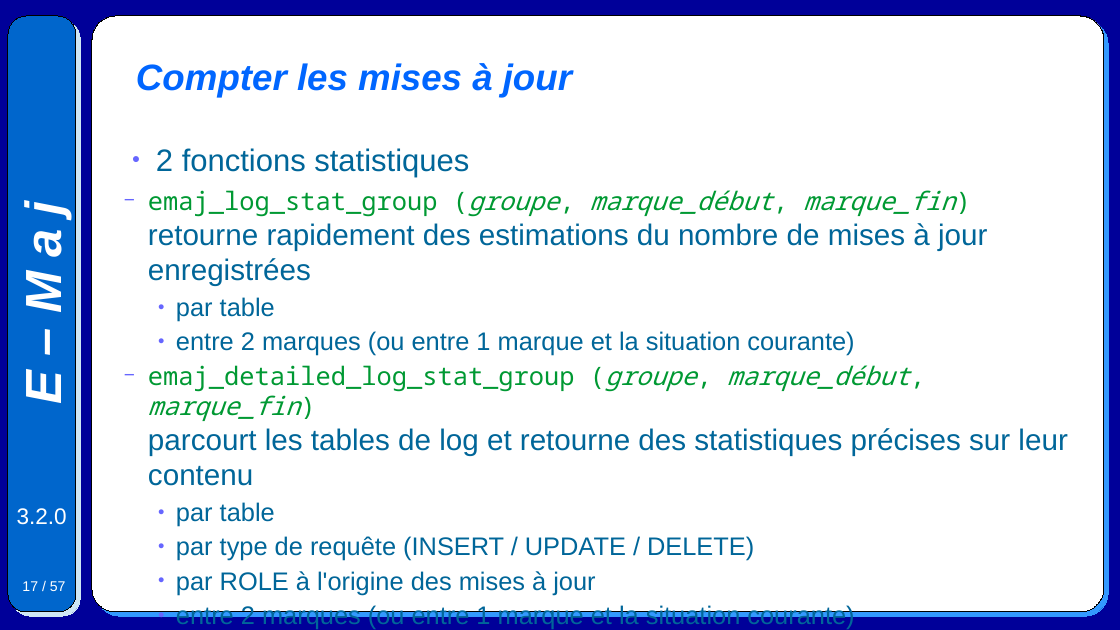
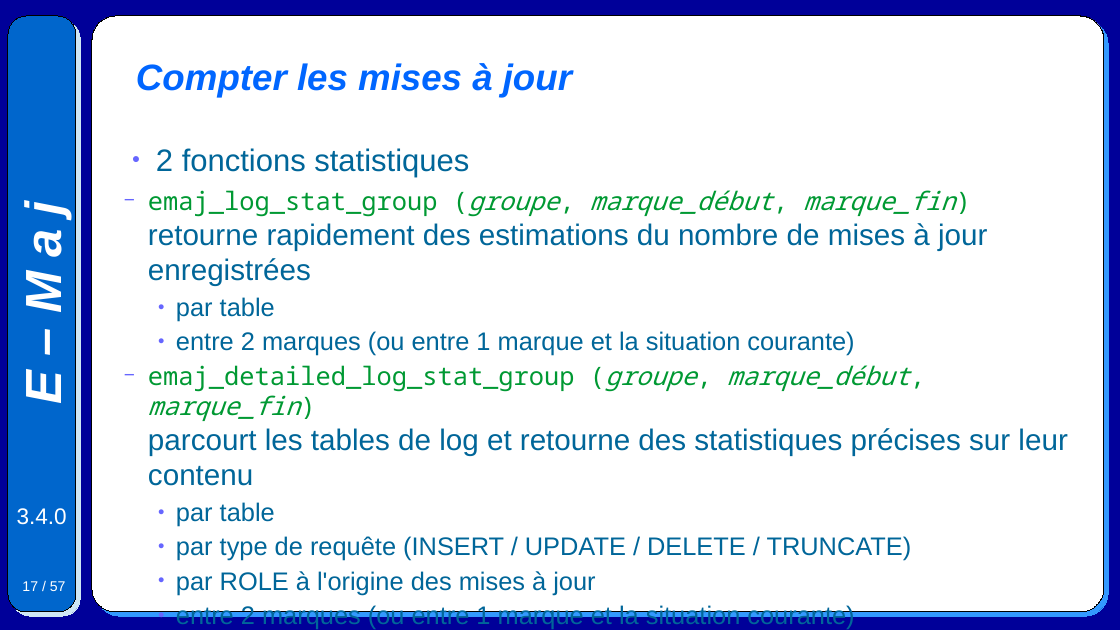
Before and after one commit to beaud76/emaj_doc, a slide deck: slide 17 of Emaj.devel_pres_fr.odp. Drawn at 1120x630 pixels with LibreOffice and Linux fonts; fonts in the diff are those of the drawing. Boxes give left, top, right and bottom in pixels: in the first picture for what was removed or moved away, otherwise in the second. Text is boxed around its words. In the diff, an @@ line names an element or a change of style, - is before the commit and + after.

```diff
--- a/Emaj.devel_pres_fr.odp
+++ b/Emaj.devel_pres_fr.odp
@@ text at (17,508,67,525): text changed @@
-3.2.0
+3.4.0
@@ text at (176,536,912,561): text changed @@
-    ● par type de requête (INSERT / UPDATE / DELETE)
+    ● par type de requête (INSERT / UPDATE / DELETE / TRUNCATE)
```
Also in this commit, not shown: 55 other slides changed, 5 other files.
